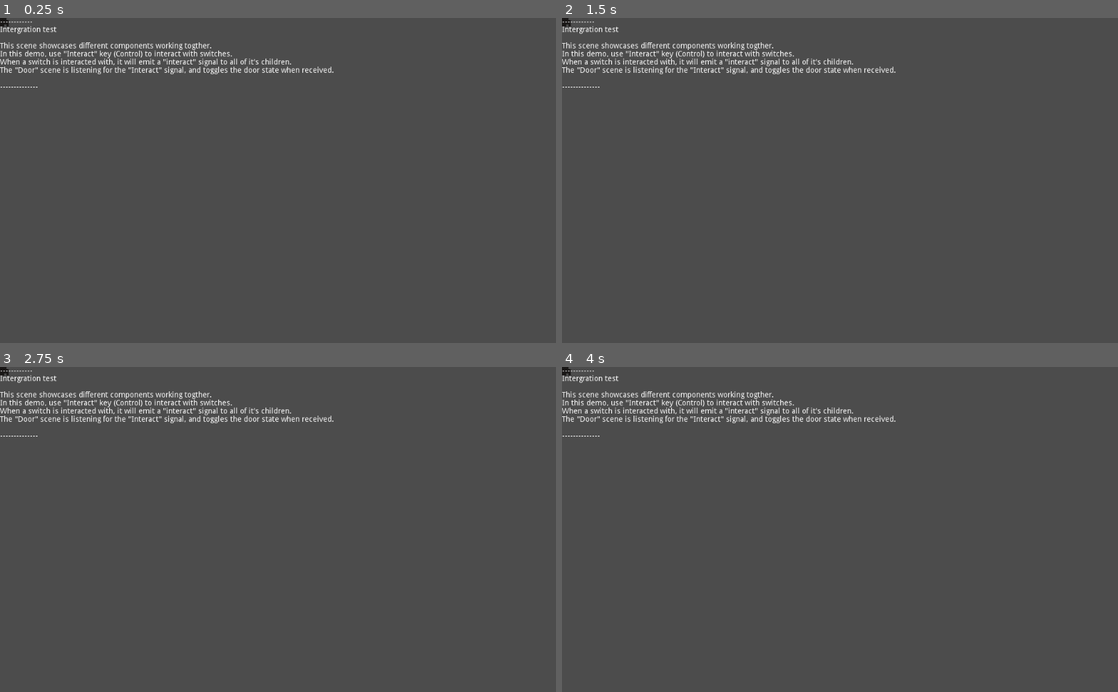
Above: before the commit, frames 1-4 (two rows, left to right).
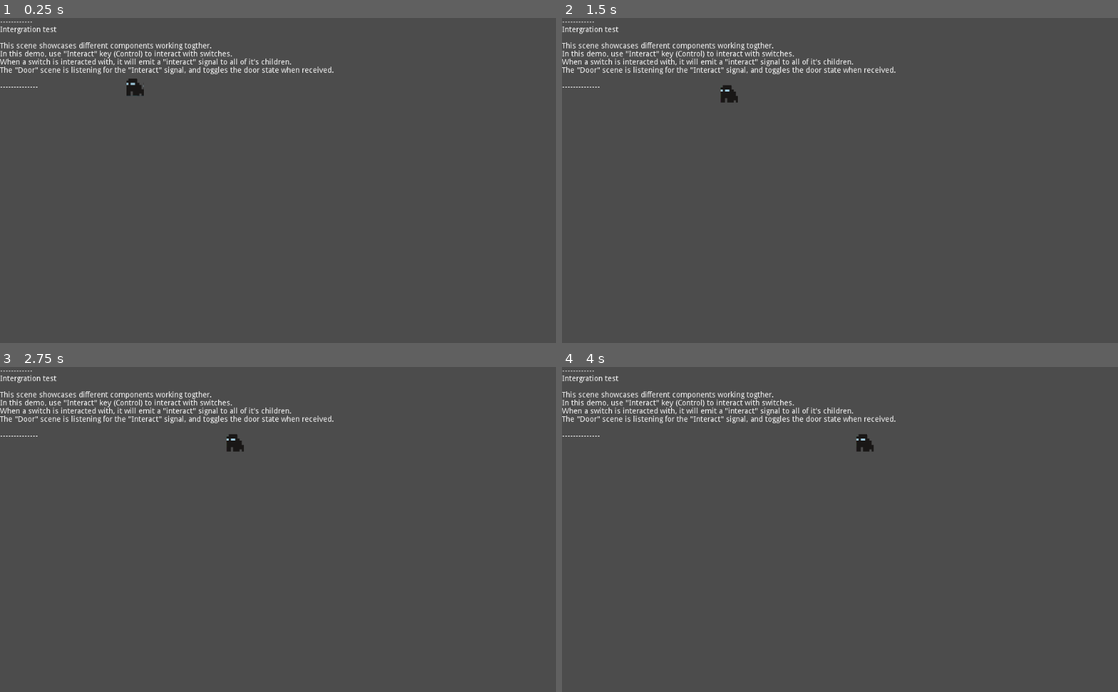
Above: after the commit, the same moments.

Repository: MxAshUp/godot-wild-jam-2
Game: Godot game, scene res://PrototypeScenes/GameplayIntegration/Test-1.tscn
The game is run twice, just before and just after one commit, with the same random seed, the same clock (stepped at 60 frames per second) and the same inputs. This scene is started directly instead of the project's main scene. The engine's default icon, where the game draws it, is replaced by a stand-in: a white triangle on a blue panel in a dark square.
Inputs:
- Up to frame 1 (0.25 s): no input
- Up to frame 2 (1.5 s): tap Ctrl (interact) at 0.6, 1.35 s; tap Space (jump) at 0.77 s
- Up to frame 3 (2.75 s): tap Space (jump) at 1.52 s; tap Ctrl (interact) at 2.1 s
- Up to frame 4 (4 s): tap Ctrl (interact) at 2.85, 3.6 s; tap Space (jump) at 3.02, 3.77 s

The runs differ from the first frame. In frame 1, 0.2% of the frame differs, in the area x 0-26%, y 0-24%; in frame 2, 0.2%, in the area x 0-32%, y 0-27%; in frame 3, 0.2%; in frame 4, 0.2%.

Commit message:
Guard now follows patrol path point

Diff:
--- a/LevelComponents/Guard.gd
+++ b/LevelComponents/Guard.gd
@@ -1 +1,26 @@
 extends "Jumpable.gd"
+const Patrol = preload("Patrol.gd")
+var patrol : Node
+var patrolling : bool = false
+var position_follow : Position2D
+var go_to_position : Vector2 = self.position
+var velocity : Vector2 = Vector2()
+export var max_speed = 100
+
+func _ready():
+	patrol = get_parent()
+	if patrol is Patrol:
+		patrolling = true
+
+func _process(delta):
+	if position_follow:
+		var patrol_position = position_follow.global_position
+		go_to_position = Vector2(patrol_position.x, patrol_position.y)
+	elif patrol:
+		position_follow = (patrol as Patrol).get_position_follow()
+
+func _physics_process(delta):
+	if go_to_position:
+		var follow_vector = go_to_position - self.position
+		velocity = follow_vector.normalized() * max_speed
+		velocity = move_and_slide(velocity)
--- a/LevelComponents/Guard.tscn
+++ b/LevelComponents/Guard.tscn
@@ -17,6 +17,7 @@
 script = ExtResource( 1 )
 jump_radius = 100
 being_controlled = false
+max_speed = 100
 
 [node name="Sprite" type="Sprite" parent="."]
 texture = ExtResource( 2 )
--- a/LevelComponents/Patrol.gd
+++ b/LevelComponents/Patrol.gd
@@ -4,22 +4,25 @@
 export (float) var move_speed = 100
 export (float) var start_offset = 0
 export (bool) var preview = false
+var preview_offset = 0
 
+onready var position_follow : Position2D = get_node("PathFollow2D/Position2D")
 onready var path_follow : PathFollow2D = get_node("PathFollow2D")
 onready var path : Path2D = get_node("Path2D")
-#onready var static_body : StaticBody2D = get_node("PathFollow2D/StaticBody")
-#onready var indicator_sprite : Sprite = get_node("PathFollow2D/IndicatorSprite")
 
-var preview_offset = 0
+signal out_of_range
 
 func _ready():
 	if path != null:
-		remove_child(path_follow)
+		self.remove_child(path_follow)
 		path.add_child(path_follow)
 		path_follow.offset = start_offset
-
 	else:
 		set_process(false)
+
+
+func get_position_follow():
+	return position_follow
 
 
 func _process(delta):
@@ -30,7 +33,8 @@
 		process_movement(delta)
 
 	if path:
-		print(Vector2(path_follow.h_offset, path_follow.v_offset))
+		pass
+		#print(Vector2(path_follow.h_offset, path_follow.v_offset))
 
 
 # Actual game movement
--- a/LevelComponents/Patrol.tscn
+++ b/LevelComponents/Patrol.tscn
@@ -9,7 +9,8 @@
 preview = false
 
 [node name="PathFollow2D" type="PathFollow2D" parent="."]
-offset = 0.0
+position = Vector2( 281.343, 260.921 )
+offset = 16.8
 h_offset = 0.0
 v_offset = 0.0
 rotate = false
@@ -17,3 +18,5 @@
 loop = true
 lookahead = 4.0
 _sections_unfolded = [ "Transform" ]
+
+[node name="Position2D" type="Position2D" parent="PathFollow2D"]
--- a/PrototypeScenes/GameplayIntegration/Test-1.tscn
+++ b/PrototypeScenes/GameplayIntegration/Test-1.tscn
@@ -24,13 +24,15 @@
 
 [node name="Node2D" type="Node2D"]
 
-[node name="Patrol2" parent="." instance=ExtResource( 1 )]
+[node name="Patrol" parent="." instance=ExtResource( 1 )]
+position = Vector2( -10, 0 )
 
-[node name="Path2D" type="Path2D" parent="Patrol2"]
+[node name="Guard" parent="Patrol" instance=ExtResource( 2 )]
+position = Vector2( 280, 124 )
+
+[node name="Path2D" type="Path2D" parent="Patrol"]
 self_modulate = Color( 0.5, 0.6, 1, 0.7 )
 curve = SubResource( 1 )
-
-[node name="Guard" parent="Patrol2/Path2D" instance=ExtResource( 2 )]
 
 [node name="Interactable" parent="." instance=ExtResource( 3 )]
 position = Vector2( 458.388, 100 )
